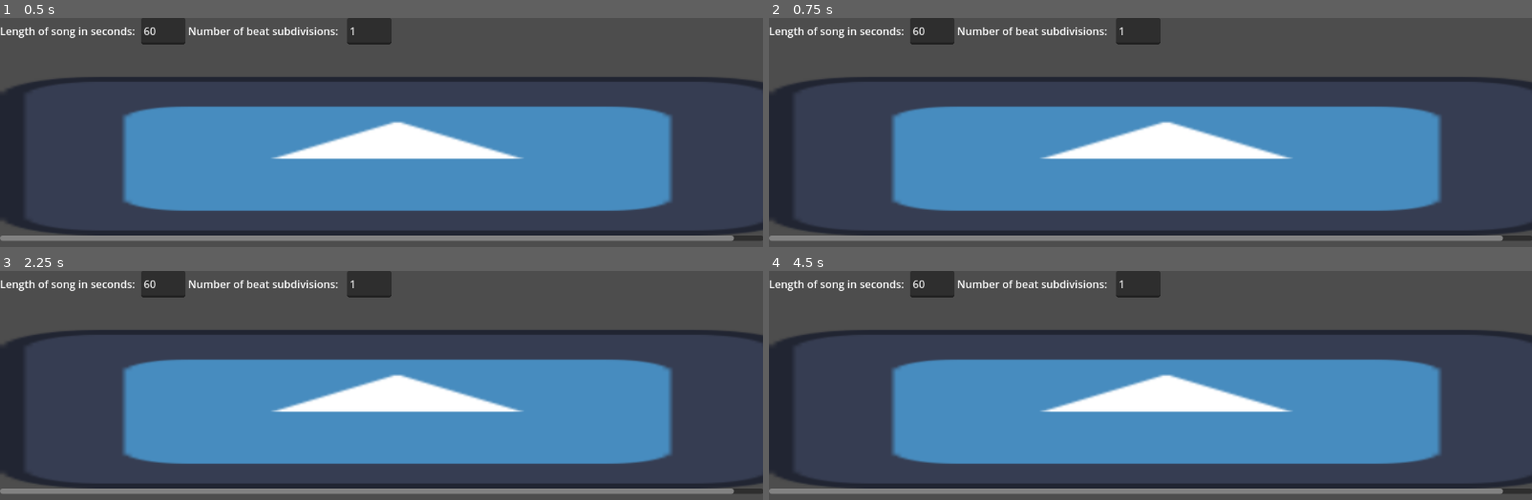
Above: before the commit, frames 1-4 (two rows, left to right).
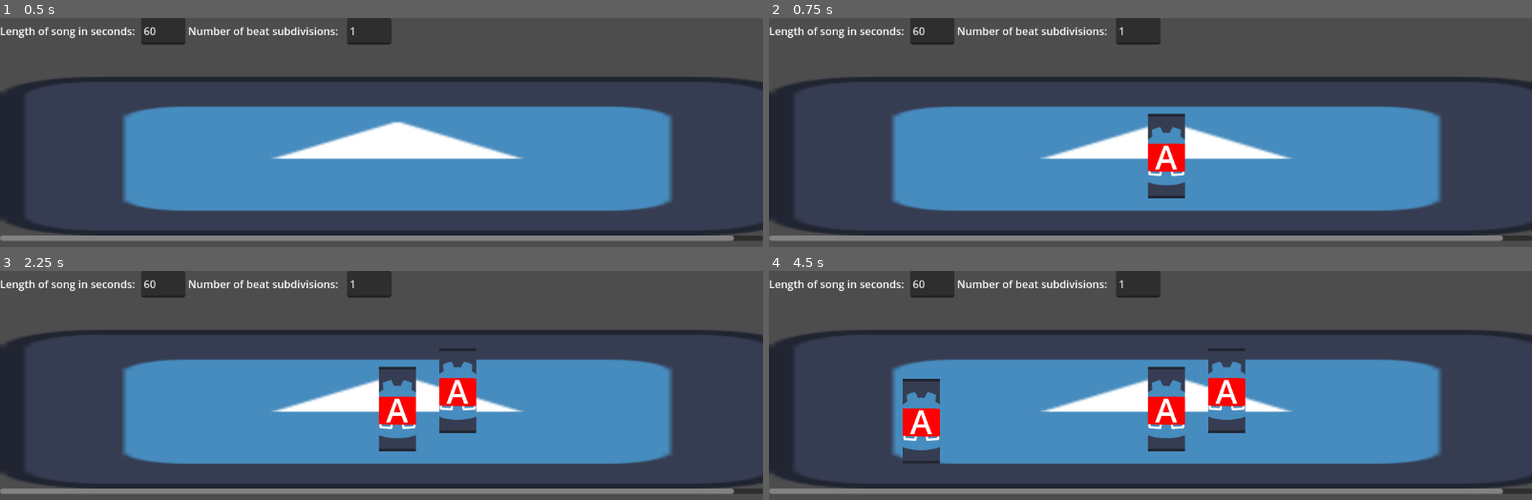
Above: after the commit, the same moments.

Repository: ValorZard/BandGame
Game: Godot game, scene res://beatmap_maker.tscn
Same seed, same stepped clock (60 frames per second), same inputs: the game is played once before the commit and once after it. This scene is started directly instead of the project's main scene. The engine's default icon, where the game draws it, is replaced by a stand-in: a white triangle on a blue panel in a dark square.
Inputs (mouse positions are in pixels of both pictures, inside the frame that each line leads up to):
- Up to frame 1 (0.5 s): no input
- Up to frame 2 (0.75 s): tap Enter at 0.5 s; move the mouse to (1165, 155) at 0.52 s; tap A (note1) at 0.6 s; click (1165, 155) at 0.67 s
- Up to frame 3 (2.25 s): tap Space at 1.25 s; move the mouse to (outside the picture) at 1.27 s; tap S (note2) at 1.35 s; click (outside the picture) at 1.42 s; tap Enter at 2 s; move the mouse to (457, 390) at 2.02 s; tap D (note3) at 2.1 s; click (457, 390) at 2.17 s
- Up to frame 4 (4.5 s): tap Space at 2.75, 4.25 s; move the mouse to (outside the picture) at 2.77 s; tap F (note4) at 2.85 s; click (outside the picture) at 2.92 s; tap Enter at 3.5 s; move the mouse to (outside the picture) at 3.52 s; tap A (note1) at 3.6 s; click (outside the picture) at 3.67 s; move the mouse to (921, 419) at 4.27 s; tap S (note2) at 4.35 s; click (921, 419) at 4.42 s

Frame 1 is identical in both runs. In frame 2, 1.6% of the frame differs, in the area x 49-55%, y 41-79%; in frame 3, 2.8%; in frame 4, 4.1%, in the area x 17-63%, y 33-85%.

Commit message:
janky not accurate at all note placement

Diff:
--- a/note_timeline.gd
+++ b/note_timeline.gd
@@ -1,4 +1,6 @@
 extends TextureRect
+
+var note_array : Array
 
 
 # Called when the node enters the scene tree for the first time.
@@ -9,6 +11,11 @@
 	if event is InputEventMouseButton:
 		if event.button_index == MOUSE_BUTTON_LEFT and event.pressed:
 			print("I've been clicked at: ", event.position)
+			var note_obj : RhythmGameUtils.Note = RhythmGameUtils.Note.new(RhythmGameUtils.NOTES.A, 10)
+			var note_sprite := RhythmGameUtils.note_sprite.instantiate()
+			note_sprite.position = event.position
+			add_child(note_sprite)
+			note_array.append([note_obj, note_sprite])
 
 # Called every frame. 'delta' is the elapsed time since the previous frame.
 func _process(delta):
--- a/rhythm_game_utils.gd
+++ b/rhythm_game_utils.gd
@@ -7,6 +7,11 @@
 enum NOTES {A, B, C, D, E}
 
 enum HIT_RESULTS {NO_HIT, HIT, PERFECT}
+
+# visual stuff
+# This reallllly shouldn't be hardcoded but we ball i guess
+var note_sprite : PackedScene = preload("res://note.tscn")
+
 # we hit this note when it needs to be hit
 class Note:
 	var note_name : NOTES
@@ -37,6 +42,7 @@
 		self.note_type = NOTE_TYPES.HOLD
 		self.end_time = end_time
 
+# returns a note array, with each element in the array being a tuple of a note object and its sprite represenation
 func load_beatmap(beatmap_file_path : String) -> Array:
 	var note_array : Array
 	# file stuff
@@ -71,8 +77,6 @@
 	return note_array
 
 func note_spawner(note_obj : RhythmGameUtils.Note):
-	# This reallllly shouldn't be hardcoded but we ball i guess
-	var note_sprite : PackedScene = preload("res://note.tscn")
 	# Spawns a note sprite instance for every note object in the map array.
 	var new_note = note_sprite.instantiate()
 	# set the correct note label
